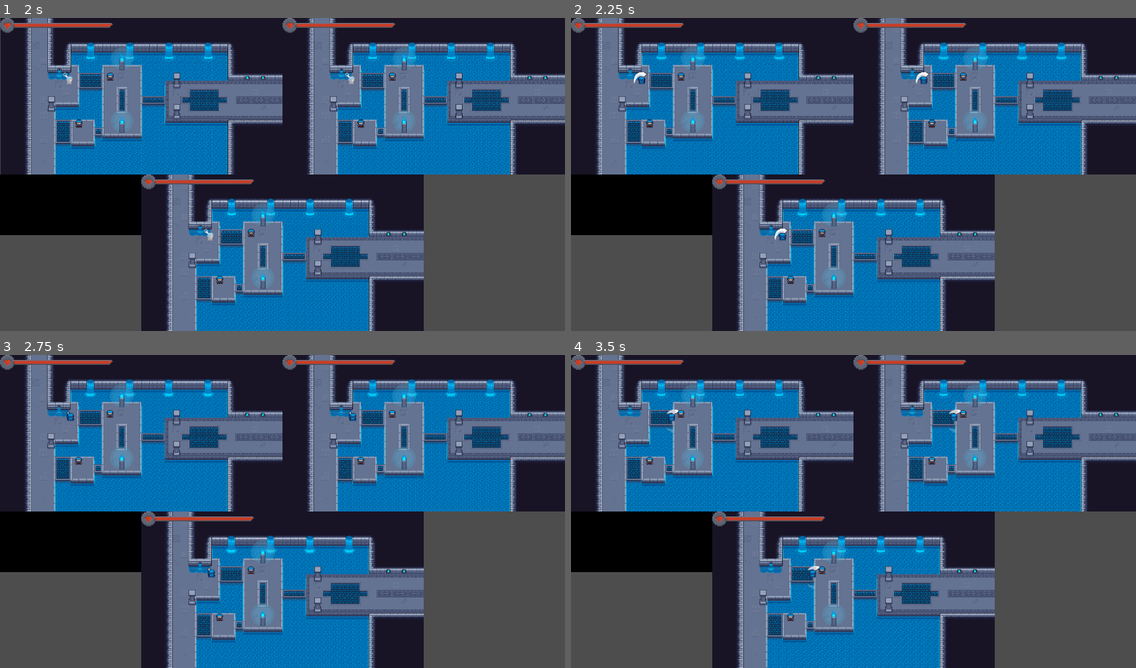
Above: before the commit, frames 1-4 (two rows, left to right).
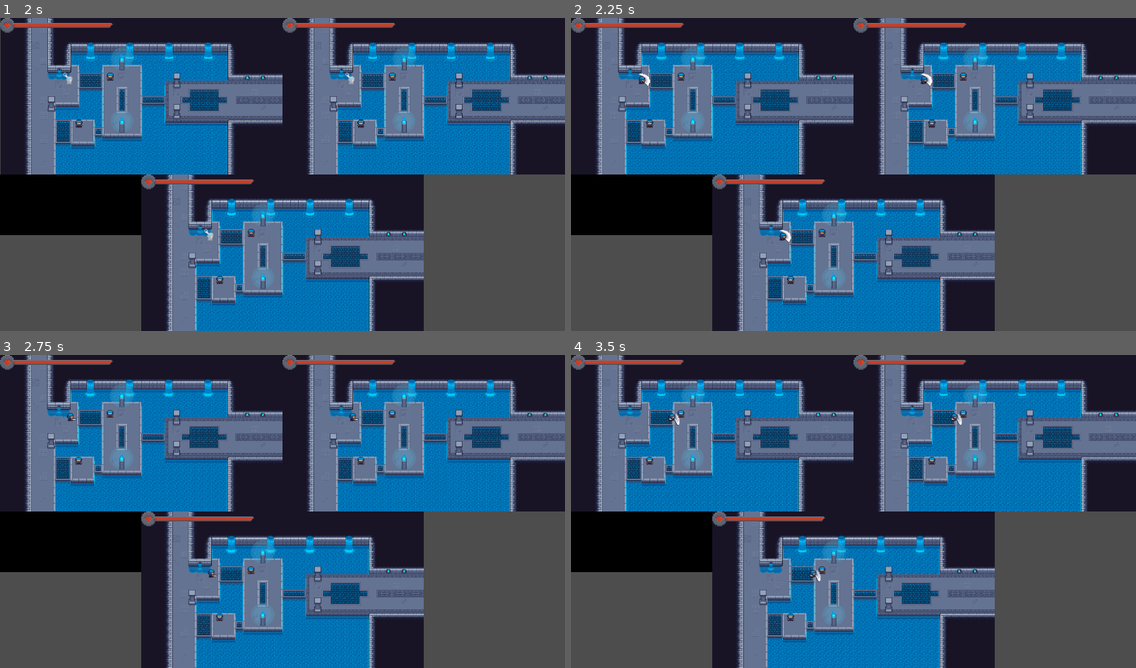
Above: after the commit, the same moments.

Repository: Supertolek/jeu-trop-koul
Game: Godot game, scene res://scenes/home_screen.tscn
Same seed, same stepped clock (60 frames per second), same inputs: the game is played once before the commit and once after it.
Inputs (mouse positions are in pixels of both pictures, inside the frame that each line leads up to):
- Up to frame 1 (2 s): click "Jouer" at 0.5 s; tap Enter at 1.25 s; move the mouse to (406, 158) at 1.27 s; press the mouse at (406, 158) at 1.28 s; hold Right (move_right) from 1.28 s (still down)
- Up to frame 2 (2.25 s): release Right (move_right) at 2 s; release the mouse at (977, 158) at 2 s; drag from (740, 190) to (825, 237) at 2.02 s
- Up to frame 3 (2.75 s): no input
- Up to frame 4 (3.5 s): move the mouse to (910, 442) at 2.77 s; hold Right (move_right) from 2.78 s (still down); hold Right mouse button (right_click) from 2.78 s (still down); click (910, 442) at 3.05 s

Frame 1 is identical in both runs. In frame 2, 0.2% of the frame differs, in the area x 11-64%, y 17-72%; in frame 3, less than 0.1%; in frame 4, 0.2%.

Commit message:
Fixed player attack direction

Diff:
--- a/Player/scripts/player_state_machine.gd
+++ b/Player/scripts/player_state_machine.gd
@@ -33,7 +33,10 @@
 		if attack_manager.is_attack_direction_locked:
 			return attack_manager.locked_attack_direction
 		return player.get_facing_direction()
-	var mouse_coord:= get_global_mouse_position()-player.global_position
+	# Calculate attack direction
+	var mouse_coord := ((get_global_mouse_position() - player.linked_viewport_container.global_position)
+		/ (player.linked_viewport_container.scale)) - player.global_position
+	print(mouse_coord)
 	var angle = mouse_coord.rotated(PI/4).angle()
 	if 0 <= angle and angle < PI/2:
 		return GlobalPlayerMgmt.PLAYER_DIRECTION.RIGHT
--- a/scripts/entities/player.gd
+++ b/scripts/entities/player.gd
@@ -34,8 +34,10 @@
 
 @export var frozen: bool = false
 
+# Linked nodes
 @onready var linked_camera: Camera2D = $RoomCamera
 var linked_health_bar: HealthBar
+var linked_viewport_container: SubViewportContainer
 
 func get_camera() -> Camera2D:
 	return $RoomCamera
@@ -131,13 +133,6 @@
 		attack_manager.unlock_attack_direction()
 
 
-
-
-
-
-
-
-
 func hit(damage: float, damage_mult:float = 1):
 	var damage_reduction: float = 0
 	damage *= damage_mult
--- a/scripts/game_managing/game_master.gd
+++ b/scripts/game_managing/game_master.gd
@@ -54,7 +54,8 @@
 	pass
 
 func end_round():
-	get_tree().root.queue_free()
+	#get_tree().root.queue_free()
+	pass
 
 func start_game(rounds: int, rounds_duration: int):
 	%GameFinishTimer.start()
--- a/scripts/split_screen.gd
+++ b/scripts/split_screen.gd
@@ -23,6 +23,7 @@
 	viewport_container.stretch = true
 	viewport_to_place.handle_input_locally = false
 	viewport_to_place.world_2d = get_window().world_2d
+	player.linked_viewport_container = viewport_container
 	# Place health bar
 	var player_health_bar_packed_scene: PackedScene = load("res://Player/scenes/health_bar.tscn")
 	var player_health_bar: HealthBar = player_health_bar_packed_scene.instantiate()
